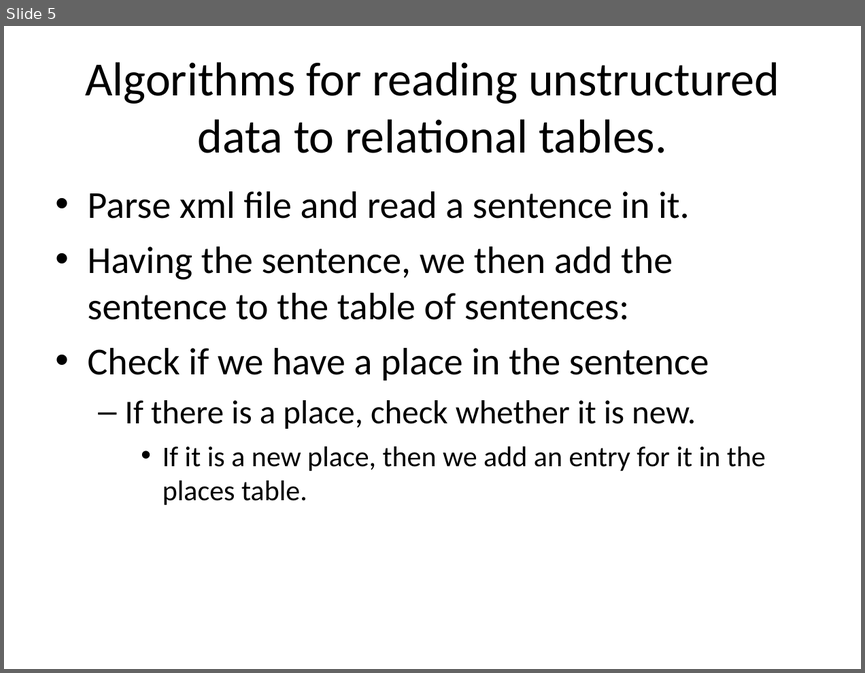
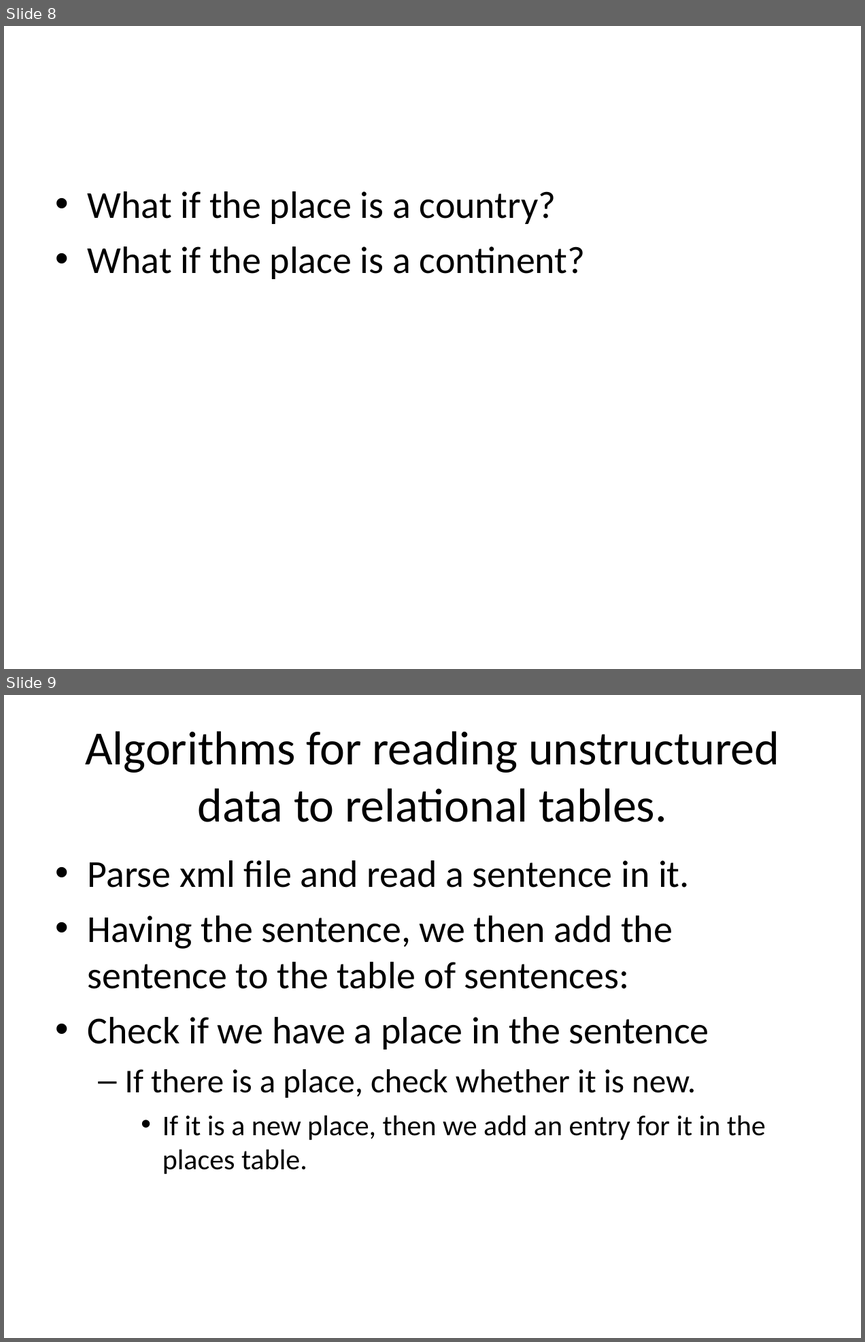
Before and after one commit to edvelezg/unb-dw, a slide deck: project/Presentation/Datawarehousing.ppt. Shown one above the other, each under a label of ours: slide 5 before the commit, slides 8 and 9 after it. The pictures are 865x673 and 865x1342 pixels, drawn with LibreOffice and Linux fonts; fonts in the diff are those of the drawing. Boxes give left, top, right and bottom in pixels: in the first picture for what was removed or moved away, otherwise in the second. Text is boxed around its words. In the diff, an @@ line names an element or a change of style, - is before the commit and + after.

```diff
--- a/project/Presentation/Datawarehousing.ppt
+++ b/project/Presentation/Datawarehousing.ppt
@@ slide 8 added at [4,26,861,669], background #FFFFFF @@
@@ text added at [88,191,585,279], 32 pt, text #000000 @@
+• What if the place is a country?
+• What if the place is a continent?
@@ what was slide 5 is now slide 9 @@
```
Also in this commit, not shown: 11 other slides added, 3 slides removed.
